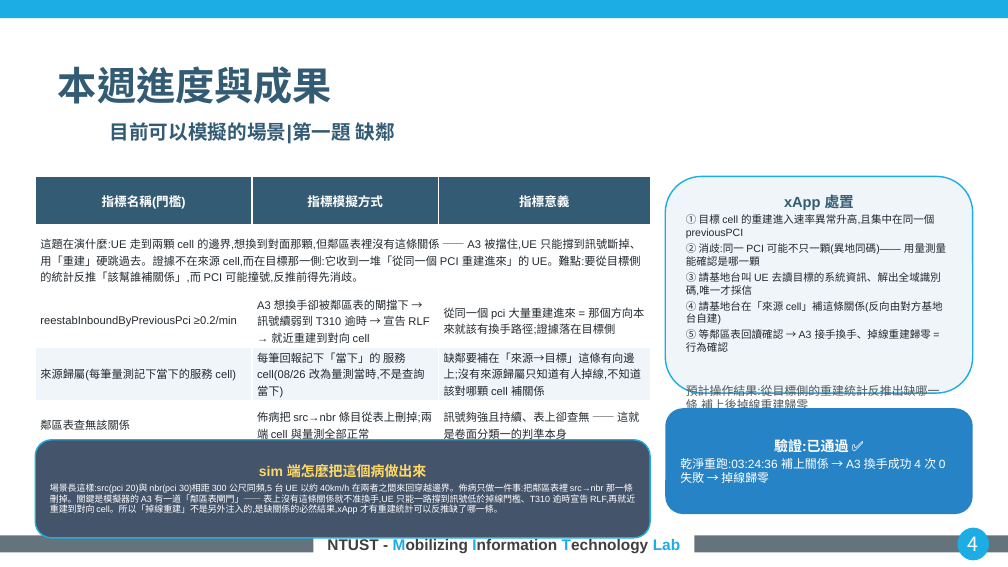
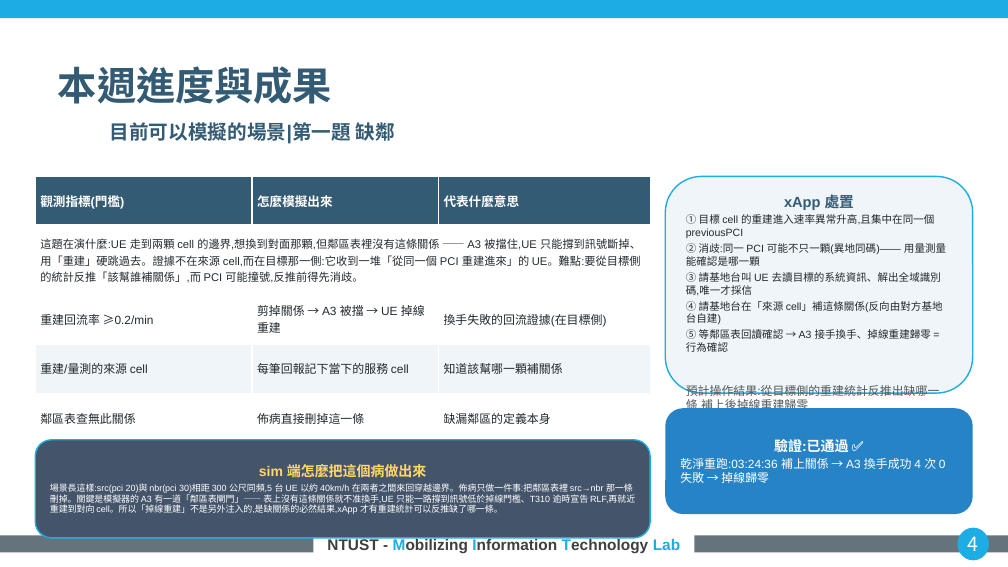
Before and after one commit to kimOuO/RAN-sim-OAI, a slide deck: slide 4 of docs/report/8_27_進度報告_v10十二題.pptx. Drawn at 1008x567 pixels with LibreOffice and Linux fonts; fonts in the diff are those of the drawing; background and template pictures are left out. Boxes give left, top, right and bottom in pixels: in the first picture for what was removed or moved away, otherwise in the second. Text is boxed around its words. In the diff, an @@ line names an element or a change of style, - is before the commit and + after.

```diff
--- a/docs/report/8_27_進度報告_v10十二題.pptx
+++ b/docs/report/8_27_進度報告_v10十二題.pptx
@@ table at bbox=[35, 176, 650, 438] @@
-row 1: 指標名稱(門檻) | 指標模擬方式 | 指標意義
+row 1: 觀測指標(門檻) | 怎麼模擬出來 | 代表什麼意思
-row 3: reestabInboundByPreviousPci ≥0.2/min | A3 想換手卻被鄰區表的閘擋下 → 訊號續弱到 T310 逾時 → 宣告 RLF → 就近重建到對向 cell | 從同一個 pci 大量重建進來 = 那個方向本來就該有換手路徑;證據落在目標側
+row 3: 重建回流率 ≥0.2/min | 剪掉關係 → A3 被擋 → UE 掉線重建 | 換手失敗的回流證據(在目標側)
-row 4: 來源歸屬(每筆量測記下當下的服務 cell) | 每筆回報記下「當下」的 服務 cell(08/26 改為量測當時,不是查詢當下) | 缺鄰要補在「來源→目標」這條有向邊上;沒有來源歸屬只知道有人掉線,不知道該對哪顆 cell 補關係
+row 4: 重建/量測的來源 cell | 每筆回報記下當下的服務 cell | 知道該幫哪一顆補關係
-row 5: 鄰區表查無該關係 | 佈病把 src→nbr 條目從表上刪掉;兩端 cell 與量測全部正常 | 訊號夠強且持續、表上卻查無 —— 這就是卷面分類一的判準本身
+row 5: 鄰區表查無此關係 | 佈病直接刪掉這一條 | 缺漏鄰區的定義本身
```
Also in this commit, not shown: 11 other slides changed, 1 other file.
